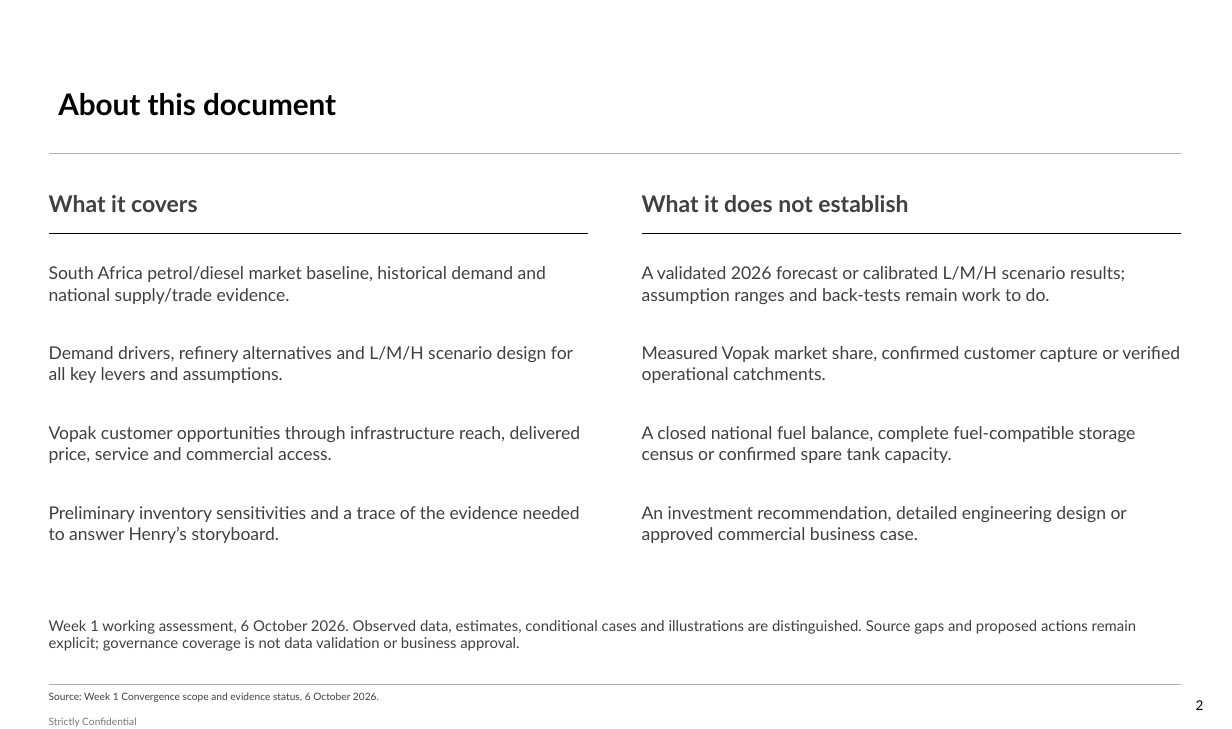
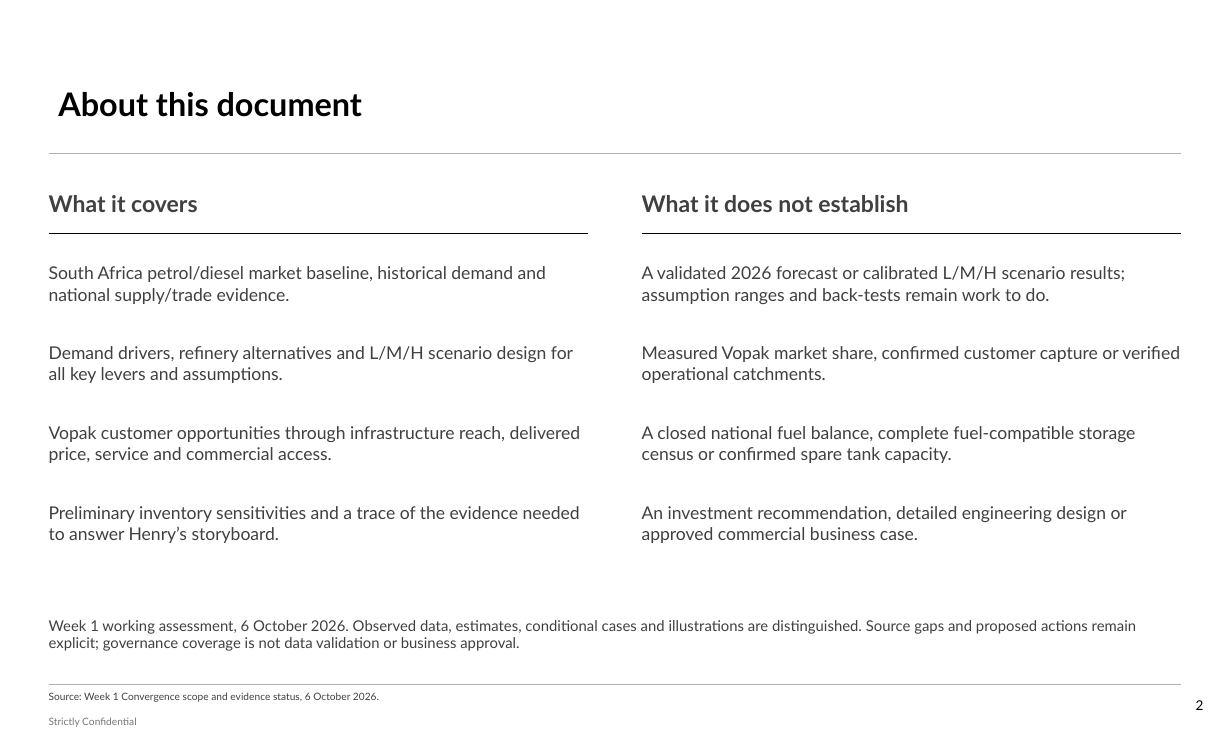
Before and after one commit to Africa-International-Advisors/liquid_fuels_model, a slide deck: slide 2 of pptx/output/delivered/Vopak_Week1_Convergence_2026_10_06.pptx. Drawn at 1232x729 pixels with LibreOffice and Linux fonts; fonts in the diff are those of the drawing; background and template pictures are left out. Boxes give left, top, right and bottom in pixels: in the first picture for what was removed or moved away, otherwise in the second. Text is boxed around its words. In the diff, an @@ line names an element or a change of style, - is before the commit and + after.

```diff
--- a/pptx/output/delivered/Vopak_Week1_Convergence_2026_10_06.pptx
+++ b/pptx/output/delivered/Vopak_Week1_Convergence_2026_10_06.pptx
@@ title "About this document" at (x1=58, y1=92, x2=362, y2=117): size 22 to 24 pt @@
```
Also in this commit, not shown: 17 other slides changed, 8 other files.
